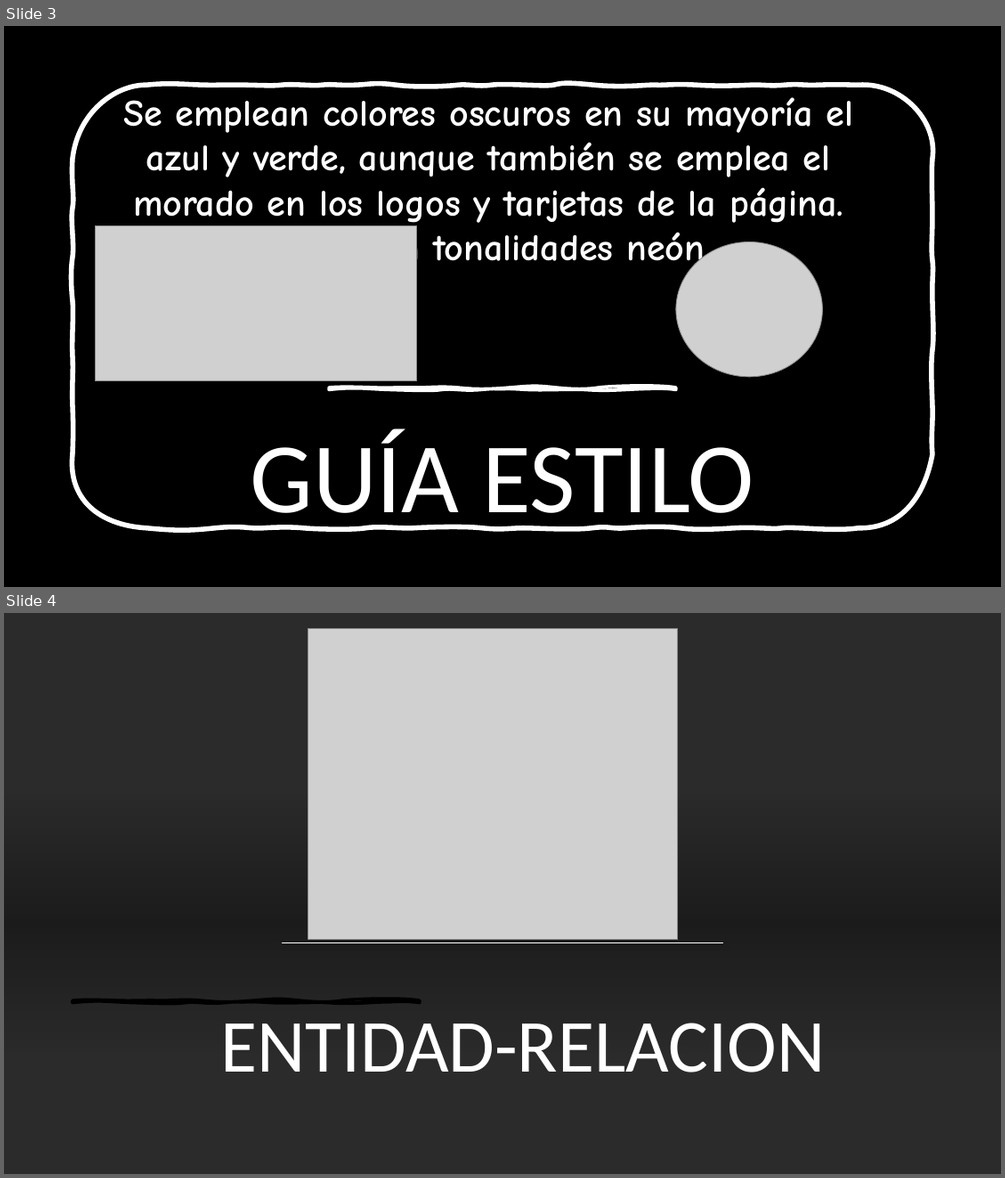
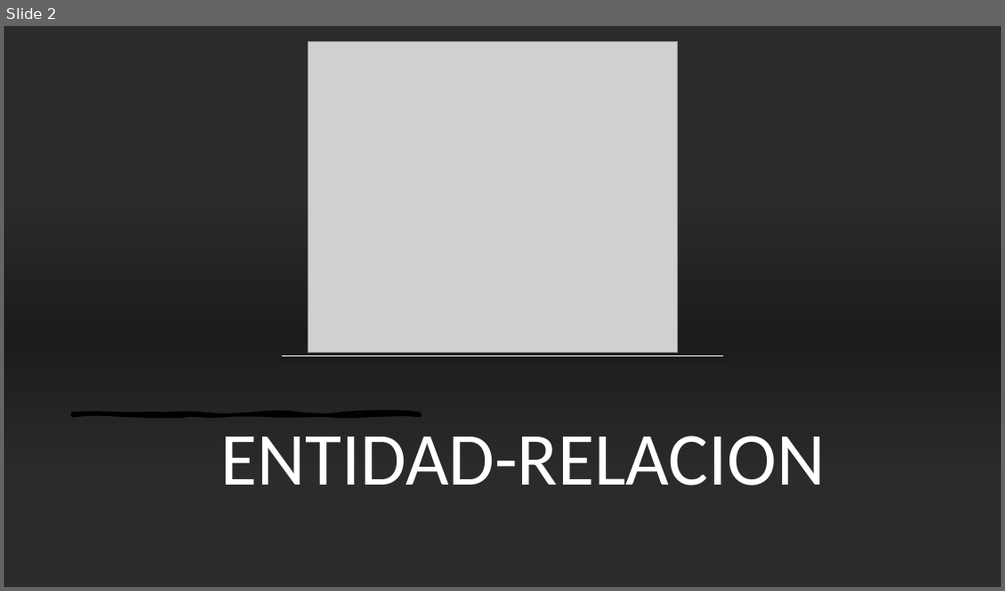
Before and after one commit to juanes84vdb/proyectoMayo, a slide deck: TableroConecta.pptx. Shown one above the other, each under a label of ours: slides 3 and 4 before the commit, slide 2 after it. The pictures are 1005x1178 and 1005x591 pixels, drawn with LibreOffice and Linux fonts; fonts in the diff are those of the drawing; grey boxes stand for pictures; background and template pictures are left out; a plain dark background stands for a picture behind light text. Boxes give left, top, right and bottom in pixels: in the first picture for what was removed or moved away, otherwise in the second. Text is boxed around its words. In the diff, an @@ line names an element or a change of style, - is before the commit and + after.

Commit message:
estilos powerpoint y excel modificados

```diff
--- a/TableroConecta.pptx
+++ b/TableroConecta.pptx
@@ slide 3 removed at [4, 26, 1001, 587], background picture (left out) @@
@@ rectangle removed at [4, 26, 1001, 587] @@
@@ freeform shape removed at [73, 85, 933, 528] @@
@@ subtitle removed at [123, 97, 854, 273] @@
-Se emplean colores oscuros en su mayoría el azul y verde, aunque también se emplea el morado en los logos y tarjetas de la página. Todos con tonalidades neón
@@ picture removed at [96, 225, 416, 380] @@
@@ picture removed at [676, 242, 823, 377] @@
@@ freeform shape removed at [329, 387, 676, 389] @@
@@ title removed at [250, 429, 754, 532] @@
-GUÍA ESTILO
@@ what was slide 4 is now slide 2 @@
```
Also in this commit, not shown: 2 slides changed, 1 slide added, 7 other files.
